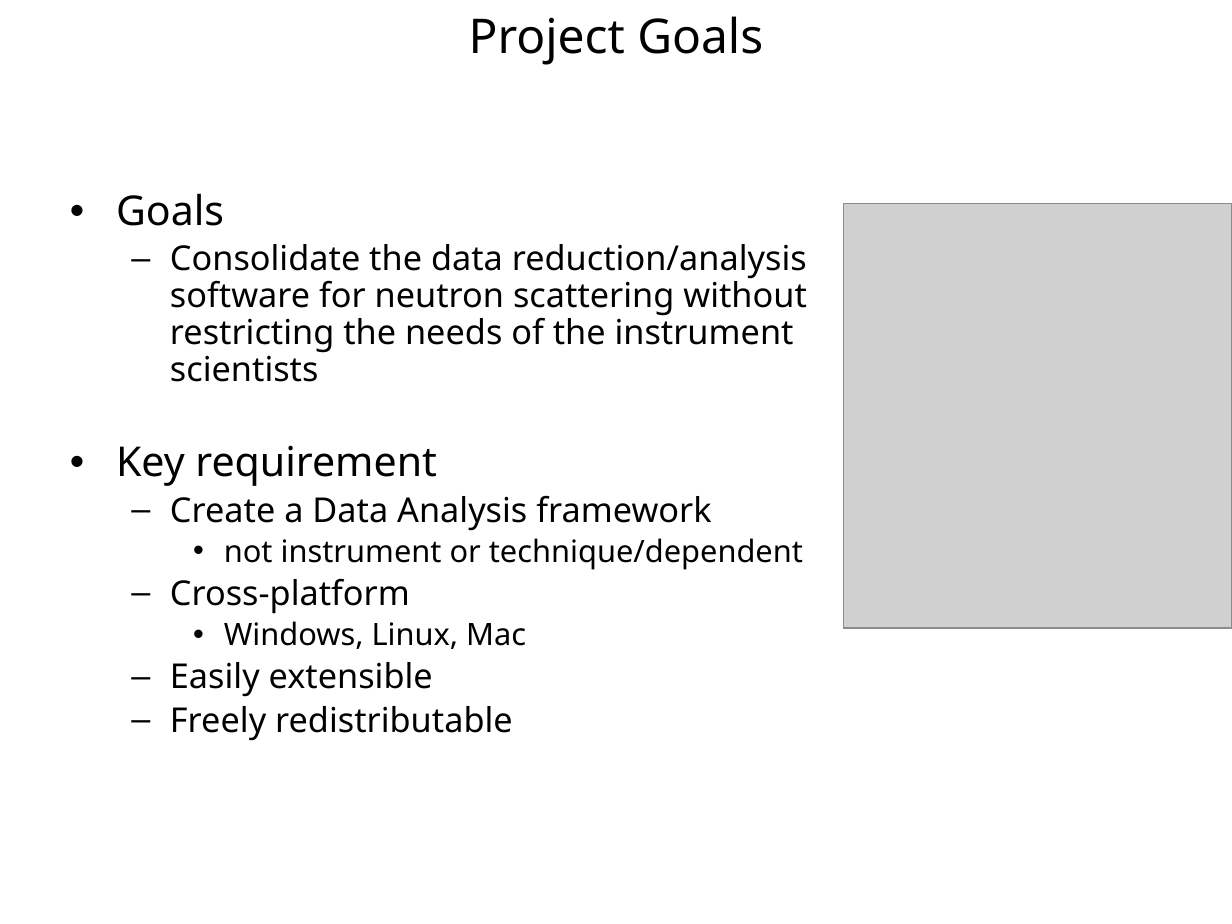
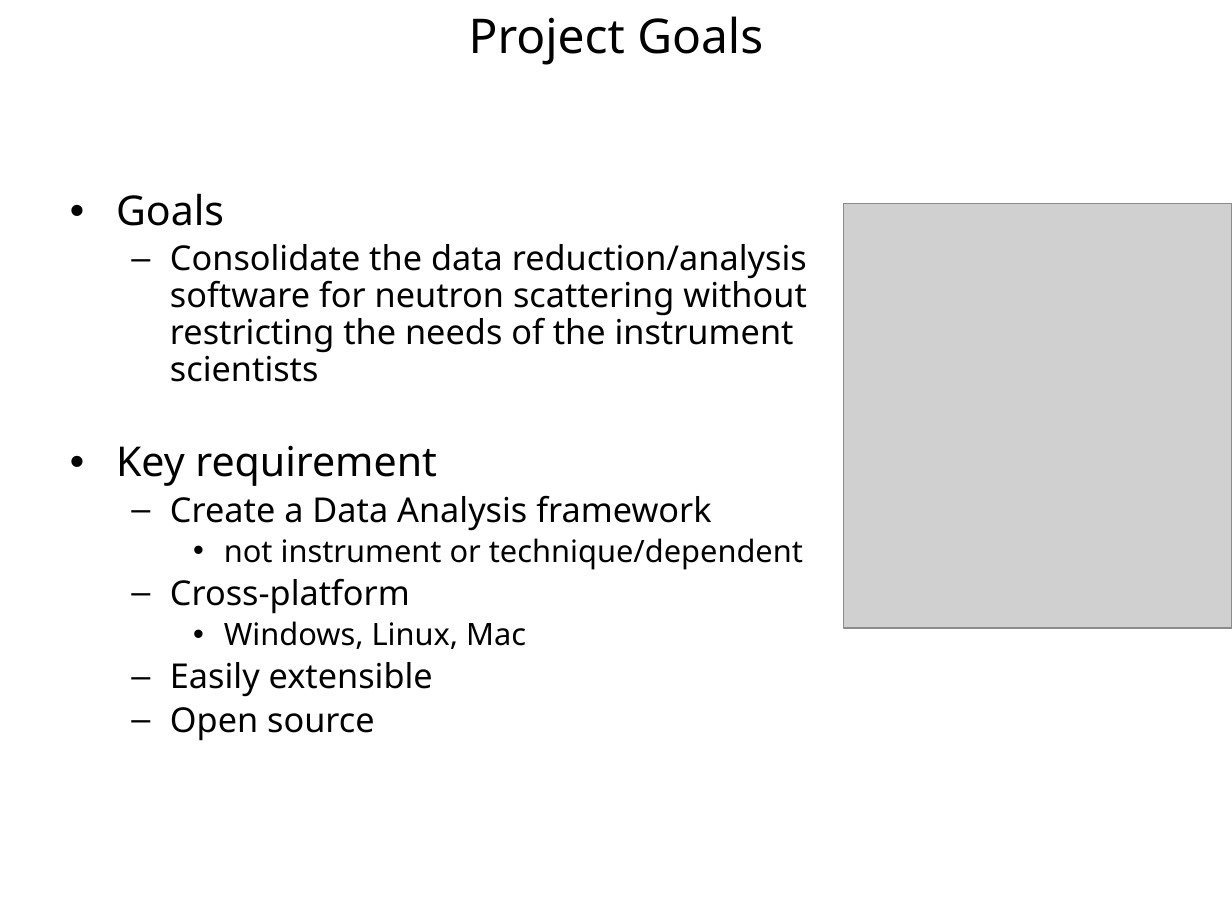
Before and after one commit to mantidproject/documents, a slide deck: slide 3 of Presentations/NOBUGS 2012/Talks/The Mantid Model/The Mantid Model 2012.pptx. Drawn at 1232x924 pixels with LibreOffice and Linux fonts; fonts in the diff are those of the drawing; grey boxes stand for pictures; background and template pictures are left out. Boxes give left, top, right and bottom in pixels: in the first picture for what was removed or moved away, otherwise in the second. Text is boxed around its words. In the diff, an @@ line names an element or a change of style, - is before the commit and + after.

```diff
--- a/Presentations/NOBUGS 2012/Talks/The Mantid Model/The Mantid Model 2012.pptx
+++ b/Presentations/NOBUGS 2012/Talks/The Mantid Model/The Mantid Model 2012.pptx
@@ text at [170,707,375,741]: text changed @@
-  – Freely redistributable
+  – Open source
```
Also in this commit, not shown: 5 other slides changed, 4 slides added, 7 slides removed.
